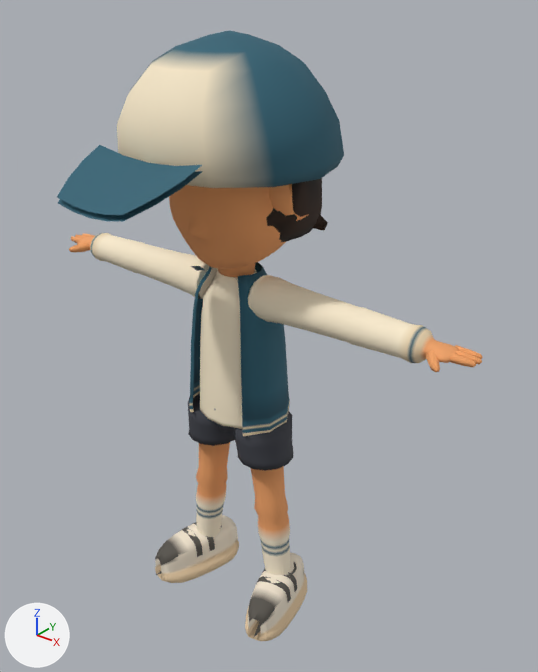
What one commit did to the Blender file assets/v2/source/theo-pilot.blend.
The view is the same before and after, from a camera (50 mm lens) standing at (2.96, -3.36, 4.29) and looking at (0.23, 0.04, 2.18). The lights are fixed; the arrows at lower left show +X, +Y and +Z. The older version comes first.

Objects in the first picture: 'kid_calls_shot_LOD0'.
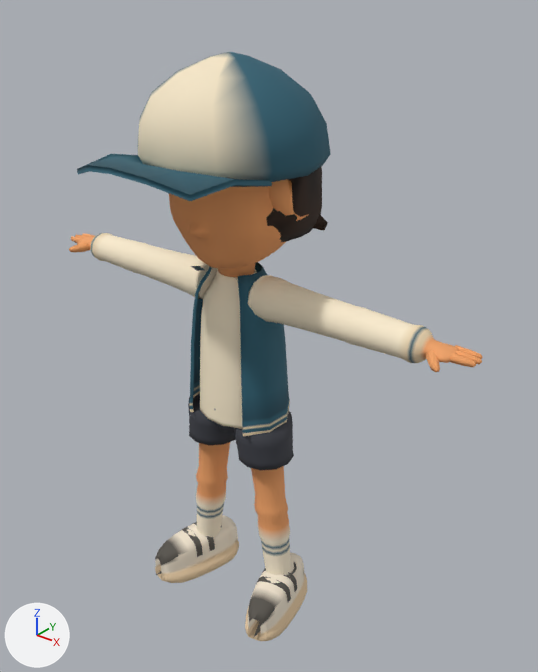
What differs and where, as boxes (x1, y1, x2, y2) in the pictures (538 x 672 px; the box of a moved part takes in the faces that stretch with it):
'kid_calls_shot_LOD0', reshaped
    before: (57, 30, 483, 641)
    after: (69, 52, 483, 641)
part 1 of me_kid_calls_shot_lod0_mesh, rebuilt (15% narrower, 18% shorter)
    before: (117, 30, 344, 188)
    after: (138, 52, 331, 182)
part 2 of me_kid_calls_shot_lod0_mesh, added (cyan)
    after: (77, 154, 272, 201)
part 3 of me_kid_calls_shot_lod0_mesh, moved or reshaped
    before: (57, 145, 459, 363)
    after: (77, 207, 458, 363)
part 4 of me_kid_calls_shot_lod0_mesh, moved or reshaped
    before: (188, 393, 293, 575)
    after: (188, 393, 294, 575)

What the commit changed:
me_kid_calls_shot_lod0_mesh is used by ob_kid_calls_shot_lod0; location (0.0, 0.0, 0.0).
me_kid_calls_shot_lod0_mesh had 3734 vertices, 3798 faces and spanned x -1.67..1.67, y -1.1..0.6, z 0.01..4.01.
me_kid_calls_shot_lod0_mesh now has 3731 vertices, 3797 faces and spans x -1.67..1.67, y -0.94..0.59, z 0.01..3.9.
me_kid_calls_shot_lod0_mesh part 1: the loose piece of 86 vertices spanning x -0.69..0.69, y -0.69..0.6, z 3.27..4.01 is rebuilt with 74 vertices and now spans x -0.61..0.61, y -0.56..0.51, z 3.27..3.9.
me_kid_calls_shot_lod0_mesh part 2: a new loose piece of 30 vertices spanning x -0.49..0.49, y -0.94..-0.26, z 3.27..3.42, in mat_m_hair.
me_kid_calls_shot_lod0_mesh part 3: 140 vertices moved from x -1.51..1.51, y -0.09..0.09, z 2.36..2.58 to x -1.51..1.51, y -0.1..0.1, z 2.36..2.58; 328 vertices removed from x -1.51..1.51, y -1.1..0.14, z 2.34..3.44; 359 vertices added at x -1.51..1.51, y -0.39..0.39, z 2.35..2.97.
me_kid_calls_shot_lod0_mesh part 4: 290 vertices moved from x -0.44..0.44, y -0.17..0.17, z 0.15..1.56 to x -0.44..0.44, y -0.19..0.19, z 0.15..1.56; 158 vertices removed from x -0.4..0.4, y -0.22..0.22, z 0.15..1.56; 106 vertices added at x -0.4..0.4, y -0.22..0.22, z 0.15..1.56.
